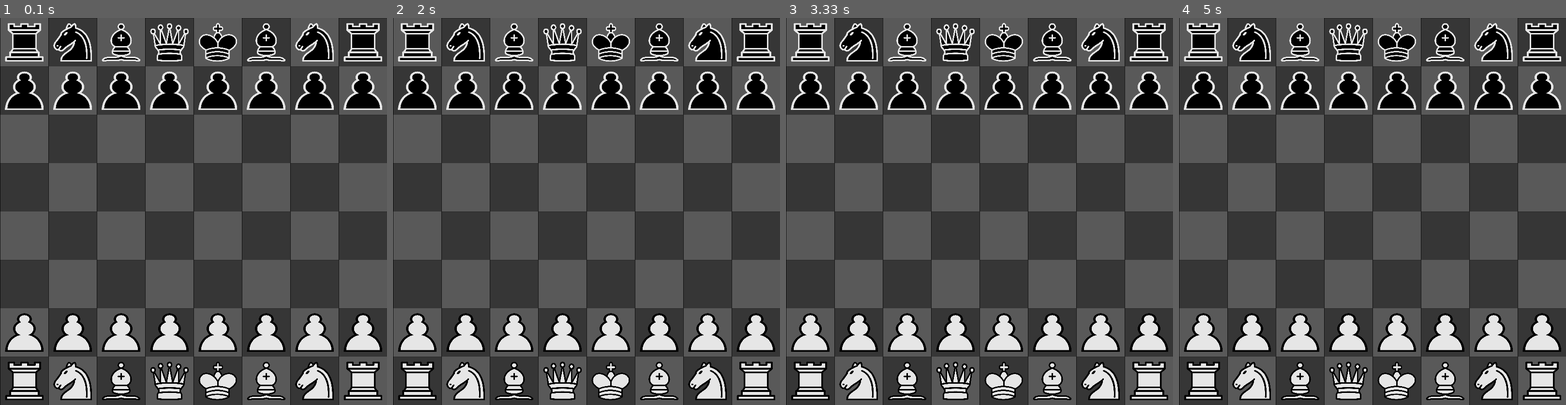
Above: before the commit, frames 1-4 (left to right).
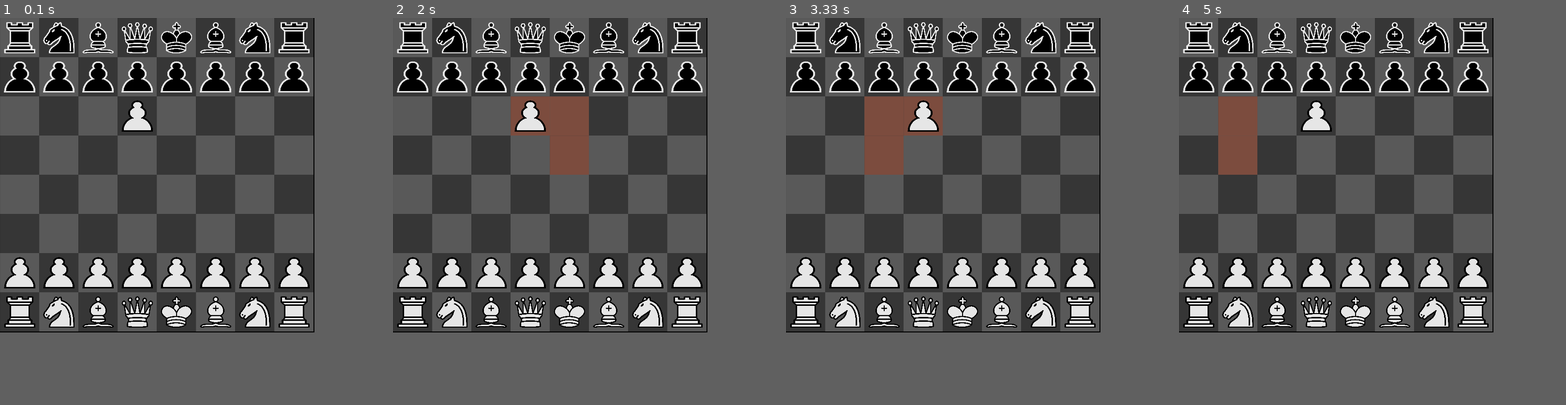
Above: after the commit, the same moments.

Repository: leand-santos/Chess-Pygame
Game: pygame game, started from Chess/Chess.py
The game is run twice, just before and just after one commit, with the same random seed, the same clock (stepped at 60 frames per second) and the same inputs.
Inputs (mouse positions are in pixels of both pictures, inside the frame that each line leads up to):
- Up to frame 1 (0.1 s): no input
- Up to frame 2 (2 s): click (551, 176) at 0.38 s; click (594, 64) at 1.22 s; click (663, 285) at 1.55 s; click (555, 68) at 1.88 s
- Up to frame 3 (3.33 s): click (929, 257) at 2.22 s; click (894, 72) at 3.05 s
- Up to frame 4 (5 s): click (1418, 149) at 3.38 s; click (1240, 68) at 4.72 s
The window is 800x800 before the commit and 650x650 after it. Grey fills any space a smaller window leaves; there, only what the larger window draws over its background counts as a difference.

The runs differ from the first frame. In frame 1, 62% of the frame differs, in the area x 0-100%, y 0-100%; in frame 2, 63%; in frame 3, 63%; in frame 4, 63%.

Commit message:
Add possible squares

Diff:
--- a/Chess/Chess.py
+++ b/Chess/Chess.py
@@ -3,65 +3,84 @@
 from Pieces import *
 
 
-def Draw_Board():
+def Draw_Board(board):
     for i in range(8):
         for j in range(8):
             if j % 2 == 0:
                 if i % 2 == 0:
-                    Const.screen.blit(
-                        Const.white_square, (Const.width//8*j, Const.height//8*i))
+                    Image.screen.blit(
+                        Image.white_square,
+                        (Const.width // 8 * j, Const.height // 8 * i),
+                    )
                 else:
-                    Const.screen.blit(
-                        Const.black_square, (Const.width//8*j, Const.height//8*i))
+                    Image.screen.blit(
+                        Image.black_square,
+                        (Const.width // 8 * j, Const.height // 8 * i),
+                    )
             else:
                 if i % 2 == 0:
-                    Const.screen.blit(
-                        Const.black_square, (Const.width//8*j, Const.height//8*i))
+                    Image.screen.blit(
+                        Image.black_square,
+                        (Const.width // 8 * j, Const.height // 8 * i),
+                    )
                 else:
-                    Const.screen.blit(
-                        Const.white_square, (Const.width//8*j, Const.height//8*i))
+                    Image.screen.blit(
+                        Image.white_square,
+                        (Const.width // 8 * j, Const.height // 8 * i),
+                    )
 
 
-def Draw_Pieces():
+def Draw_Pieces(board):
     for i in range(8):
         for j in range(8):
-            pos_x = Const.width//8*j + Const.center_width
-            pos_y = Const.height//8*i + Const.center_height
-            if Const.matrix[i][j][0] == Const.bishop:
-                if Const.matrix[i][j][1]:
-                    Const.screen.blit(Const.black_bishop, (pos_x, pos_y))
+            pos_x = Const.width // 8 * j + Const.center_width
+            pos_y = Const.height // 8 * i + Const.center_height
+            if board[i][j][0] == Const.bishop:
+                if board[i][j][1]:
+                    Image.screen.blit(Image.black_bishop, (pos_x, pos_y))
                 else:
-                    Const.screen.blit(Const.white_bishop, (pos_x, pos_y))
-            elif Const.matrix[i][j][0] == Const.king:
-                if Const.matrix[i][j][1]:
-                    Const.screen.blit(Const.black_king, (pos_x, pos_y))
+                    Image.screen.blit(Image.white_bishop, (pos_x, pos_y))
+            elif board[i][j][0] == Const.king:
+                if board[i][j][1]:
+                    Image.screen.blit(Image.black_king, (pos_x, pos_y))
                 else:
-                    Const.screen.blit(Const.white_king, (pos_x, pos_y))
-            elif Const.matrix[i][j][0] == Const.knight:
-                if Const.matrix[i][j][1]:
-                    Const.screen.blit(Const.black_knight, (pos_x, pos_y))
+                    Image.screen.blit(Image.white_king, (pos_x, pos_y))
+            elif board[i][j][0] == Const.knight:
+                if board[i][j][1]:
+                    Image.screen.blit(Image.black_knight, (pos_x, pos_y))
                 else:
-                    Const.screen.blit(Const.white_knight, (pos_x, pos_y))
-            elif Const.matrix[i][j][0] == Const.pawn:
-                if Const.matrix[i][j][1]:
-                    Const.screen.blit(Const.black_pawn, (pos_x, pos_y))
+                    Image.screen.blit(Image.white_knight, (pos_x, pos_y))
+            elif board[i][j][0] == Const.pawn:
+                if board[i][j][1]:
+                    Image.screen.blit(Image.black_pawn, (pos_x, pos_y))
                 else:
-                    Const.screen.blit(Const.white_pawn, (pos_x, pos_y))
-            elif Const.matrix[i][j][0] == Const.queen:
-                if Const.matrix[i][j][1]:
-                    Const.screen.blit(Const.black_queen, (pos_x, pos_y))
+                    Image.screen.blit(Image.white_pawn, (pos_x, pos_y))
+            elif board[i][j][0] == Const.queen:
+                if board[i][j][1]:
+                    Image.screen.blit(Image.black_queen, (pos_x, pos_y))
                 else:
-                    Const.screen.blit(Const.white_queen, (pos_x, pos_y))
-            elif Const.matrix[i][j][0] == Const.rook:
-                if Const.matrix[i][j][1]:
-                    Const.screen.blit(Const.black_rook, (pos_x, pos_y))
+                    Image.screen.blit(Image.white_queen, (pos_x, pos_y))
+            elif board[i][j][0] == Const.rook:
+                if board[i][j][1]:
+                    Image.screen.blit(Image.black_rook, (pos_x, pos_y))
                 else:
-                    Const.screen.blit(Const.white_rook, (pos_x, pos_y))
+                    Image.screen.blit(Image.white_rook, (pos_x, pos_y))
+
+
+def Draw_Possible_Squares(board, possible_squares):
+    for i in range(0,len(possible_squares),2):
+        Image.screen.blit(
+            Image.brown_square,
+            (
+                Const.width // 8 * possible_squares[i],
+                Const.height // 8 * possible_squares[i + 1],
+            ),
+        )
 
 
 def piece_identifier(event, board):
-    pos_x = event.pos[0]//(Const.width//8)
-    pos_y = event.pos[1]//(Const.height//8)
+    pos_x = event.pos[0] // (Const.width // 8)
+    pos_y = event.pos[1] // (Const.height // 8)
     if board[pos_y][pos_x] == (Const.bishop, True):
         print("black_bishop")
     elif board[pos_y][pos_x] == (Const.bishop, False):
@@ -75,6 +94,8 @@
     elif board[pos_y][pos_x] == (Const.knight, False):
         print("white_knight")
     elif board[pos_y][pos_x] == (Const.pawn, True):
+        p1 = Pawn(Const.black)
+        return p1.mark_movements(pos_x, pos_y, board)
         print("black_pawn")
     elif board[pos_y][pos_x] == (Const.pawn, False):
         print("white_pawn")
@@ -86,19 +107,25 @@
         print("black_rook")
     elif board[pos_y][pos_x] == (Const.rook, False):
         print("white_rook")
+    return []
 
 
 def main():
     end = True
     board = Const.matrix
-    Draw_Board()
-    Draw_Pieces()
-    pygame.display.update()
     pygame.display.set_caption("Chess")
+    possible_squares = []
     while end:
+        Draw_Board(board)
+        if possible_squares:
+            Draw_Possible_Squares(board, possible_squares)
+        Draw_Pieces(board)
         for event in pygame.event.get():
-            if event.type == pygame.MOUSEBUTTONDOWN:
-                piece_identifier(event, board)
+            if event.type == pygame.QUIT:
+                end = False
+            elif event.type == pygame.MOUSEBUTTONDOWN:
+                possible_squares = piece_identifier(event, board)
+        pygame.display.update()
 
 
 main()
--- a/Chess/Constant.py
+++ b/Chess/Constant.py
@@ -1,10 +1,10 @@
 import pygame
 
 
-class Const():
+class Const:
     # Numeric constants
-    width = 800
-    height = 800
+    width = 650
+    height = 650
     bishop = 1
     king = 2
     knight = 3
@@ -12,54 +12,60 @@
     queen = 5
     rook = 6
     none = 7
+
+    black = True
+    white = False
     piece_size = 10
     center_width = width//8//2 - width//piece_size//2
     center_height = height//8//2 - height//piece_size//2
 
+    # Initial board
+    matrix = \
+    [(rook, black), (knight, black), (bishop, black), (queen, black), (king, black), (bishop, black), (knight, black), (rook, black)], \
+    [(pawn, black), (pawn, black), (pawn, black), (pawn, black), (pawn, black), (pawn, black), (pawn, black), (pawn, black)], \
+    [(none, none), (none, none), (none, none), (pawn, white), (none, none), (none, none), (none, none), (none, none)], \
+    [(none, none), (none, none), (none, none), (none, none), (none, none), (none, none), (none, none), (none, none)], \
+    [(none, none), (none, none), (none, none), (none, none), (none, none), (none, none), (none, none), (none, none)], \
+    [(none, none), (none, none), (none, none), (none, none), (none, none), (none, none), (none, none), (none, none)], \
+    [(pawn, white), (pawn, white), (pawn, white), (pawn, white), (pawn, white), (pawn, white), (pawn, white), (pawn, white)], \
+    [(rook, white), (knight, white), (bishop, white), (queen, white), (king, white), (bishop, white), (knight, white), (rook, white)]
+
+class Image:
     # Image load
 
     # Squares load
-    screen = pygame.display.set_mode((width, height))
+    screen = pygame.display.set_mode((Const.width, Const.height))
     black_square = pygame.transform.scale((pygame.image.load(
-        'img/square_gray_dark.png')), (width//8, height//8))
+        'img/square_gray_dark.png')), (Const.width//8, Const.height//8))
     white_square = pygame.transform.scale((pygame.image.load(
-        'img/square_gray_light.png')), (width//8, height//8))
+        'img/square_gray_light.png')), (Const.width//8, Const.height//8))
+    brown_square = pygame.transform.scale((pygame.image.load(
+        'img/square_brown_light.png')), (Const.width//8, Const.height//8))
 
     # White pieces load
     white_bishop = pygame.transform.scale((pygame.image.load(
-        'img/white_bishop.png')), (width//piece_size, height//piece_size))
+        'img/white_bishop.png')), (Const.width//Const.piece_size, Const.height//Const.piece_size))
     white_king = pygame.transform.scale((pygame.image.load(
-        'img/white_king.png')), (width//piece_size, height//piece_size))
+        'img/white_king.png')), (Const.width//Const.piece_size, Const.height//Const.piece_size))
     white_knight = pygame.transform.scale((pygame.image.load(
-        'img/white_knight.png')), (width//piece_size, height//piece_size))
+        'img/white_knight.png')), (Const.width//Const.piece_size, Const.height//Const.piece_size))
     white_pawn = pygame.transform.scale((pygame.image.load(
-        'img/white_pawn.png')), (width//piece_size, height//piece_size))
+        'img/white_pawn.png')), (Const.width//Const.piece_size, Const.height//Const.piece_size))
     white_queen = pygame.transform.scale((pygame.image.load(
-        'img/white_queen.png')), (width//piece_size, height//piece_size))
+        'img/white_queen.png')), (Const.width//Const.piece_size, Const.height//Const.piece_size))
     white_rook = pygame.transform.scale((pygame.image.load(
-        'img/white_rook.png')), (width//piece_size, height//piece_size))
+        'img/white_rook.png')), (Const.width//Const.piece_size, Const.height//Const.piece_size))
 
     # Black pieces load
     black_bishop = pygame.transform.scale((pygame.image.load(
-        'img/black_bishop.png')), (width//piece_size, height//piece_size))
+        'img/black_bishop.png')), (Const.width//Const.piece_size, Const.height//Const.piece_size))
     black_king = pygame.transform.scale((pygame.image.load(
-        'img/black_king.png')), (width//piece_size, height//piece_size))
+        'img/black_king.png')), (Const.width//Const.piece_size, Const.height//Const.piece_size))
     black_knight = pygame.transform.scale((pygame.image.load(
-        'img/black_knight.png')), (width//piece_size, height//piece_size))
+        'img/black_knight.png')), (Const.width//Const.piece_size, Const.height//Const.piece_size))
     black_pawn = pygame.transform.scale((pygame.image.load(
-        'img/black_pawn.png')), (width//piece_size, height//piece_size))
+        'img/black_pawn.png')), (Const.width//Const.piece_size, Const.height//Const.piece_size))
     black_queen = pygame.transform.scale((pygame.image.load(
-        'img/black_queen.png')), (width//piece_size, height//piece_size))
+        'img/black_queen.png')), (Const.width//Const.piece_size, Const.height//Const.piece_size))
     black_rook = pygame.transform.scale((pygame.image.load(
-        'img/black_rook.png')), (width//piece_size, height//piece_size))
-
-    # Initial board
-    matrix = \
-    [(rook, True), (knight, True), (bishop, True), (queen, True), (king, True), (bishop, True), (knight, True), (rook, True)], \
-    [(pawn, True), (pawn, True), (pawn, True), (pawn, True), (pawn, True), (pawn, True), (pawn, True), (pawn, True)], \
-    [(none, none), (none, none), (none, none), (none, none), (none, none), (none, none), (none, none), (none, none)], \
-    [(none, none), (none, none), (none, none), (none, none), (none, none), (none, none), (none, none), (none, none)], \
-    [(none, none), (none, none), (none, none), (none, none), (none, none), (none, none), (none, none), (none, none)], \
-    [(none, none), (none, none), (none, none), (none, none), (none, none), (none, none), (none, none), (none, none)], \
-    [(pawn, False), (pawn, False), (pawn, False), (pawn, False), (pawn, False), (pawn, False), (pawn, False), (pawn, False)], \
-    [(rook, False), (knight, False), (bishop, False), (queen, False), (king, False), (bishop, False), (knight, False), (rook, False)]
+        'img/black_rook.png')), (Const.width//Const.piece_size, Const.height//Const.piece_size))
--- a/Chess/Pieces.py
+++ b/Chess/Pieces.py
@@ -1,14 +1,72 @@
 import pygame
+from Constant import *
 
-class Bishop():
+
+def exist(pos_y, pos_x):
+    if pos_x >= 8 or pos_y >= 8 or pos_x < 0 or pos_y < 0:
+        return False
+    return True
+
+
+class Bishop:
     pass
-class King():
+
+
+class King:
     pass
-class Knight():
+
+
+class Knight:
     pass
-class Pawn():
+
+
+class Pawn:
+    def __init__(self, color):
+        self.first_position = True
+        self.color = color
+        if color:
+            self.enemy_color = False
+            self.mult = 1
+        else:
+            self.enemy_color = True
+            self.mult = -1
+
+    def mark_movements(self, pos_x, pos_y, board):
+        possible_squares = []
+        if (
+            exist(pos_y + self.mult, pos_x)
+            and board[pos_y + self.mult][pos_x][0] == Const.none
+        ):
+            possible_squares.append(pos_x)
+            possible_squares.append(pos_y + self.mult)
+            if (
+                exist(pos_y + 2 * self.mult, pos_x)
+                and self.first_position
+                and board[pos_y + 2 * self.mult][pos_x][0] == Const.none
+            ):
+                possible_squares.append(pos_x)
+                possible_squares.append(pos_y + 2 * self.mult)
+
+        if (
+            exist(pos_y + self.mult, pos_x + self.mult)
+            and board[pos_y + self.mult][pos_x + self.mult][1] == self.enemy_color
+        ):
+            possible_squares.append(pos_x + self.mult)
+            possible_squares.append(pos_y + self.mult)
+
+        if (
+            exist(pos_y + self.mult, pos_x - self.mult)
+            and board[pos_y + self.mult][pos_x - self.mult][1] == self.enemy_color
+        ):
+            possible_squares.append(pos_x - self.mult)
+            possible_squares.append(pos_y + self.mult)
+
+        return possible_squares
+
+
+class Queen:
     pass
-class Queen():
+
+
+class Rook:
     pass
-class Rook():
-    pass
Not shown, added: Chess/Constant.pyc
Not shown, added: Chess/Pieces.pyc
